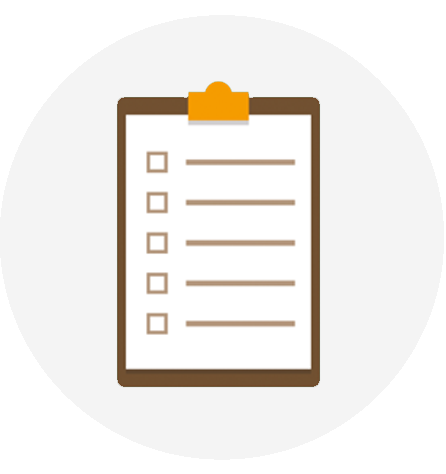
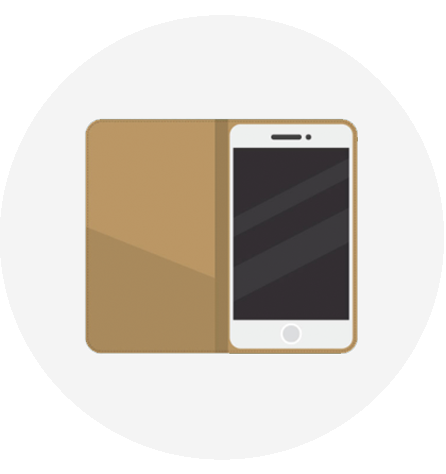
Comparing the layer stacks of the two 446 × 474 images. Changes:
added layer "Screen Shot 2017-09-17 at 7.52.16 PM" above "Screen Shot 2017-09-17 at 7.42.24 PM" over 84, 107, 359, 367
hid "Screen Shot 2017-09-17 at 7.42.24 PM" over 112, 81, 334, 388
